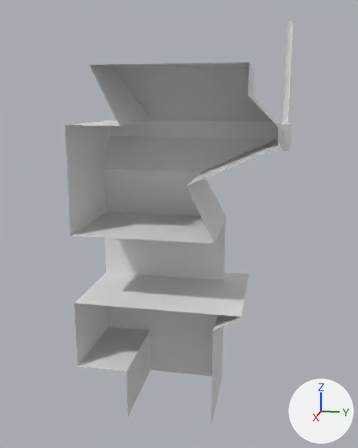
The FBX model ART/Foreground/B_1A.fbx: old version first, new version second.
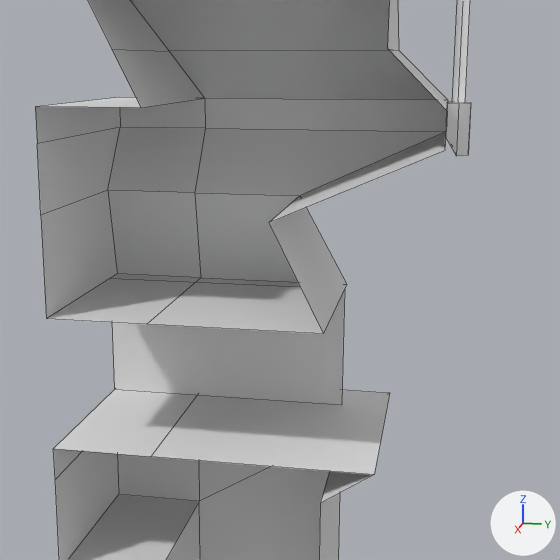
Old and new are each drawn whole from a 50 mm camera at (1.926, 0.487, 0.785) aimed at (-0.057, 0.091, 0.289) and again close up on the part from 13% to 94% of the width and 16% to 81% of the height. Lighting does not change. The marker at lower right points along +X, +Y and +Z. The close-ups show mesh edges as thin lines. Materials are left out; every surface is plain grey. Where no turn or scale is listed for an object, it has been applied to the vertices.

The first close-up shows 'B_1A'.
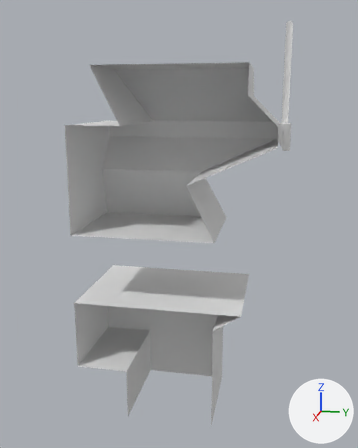
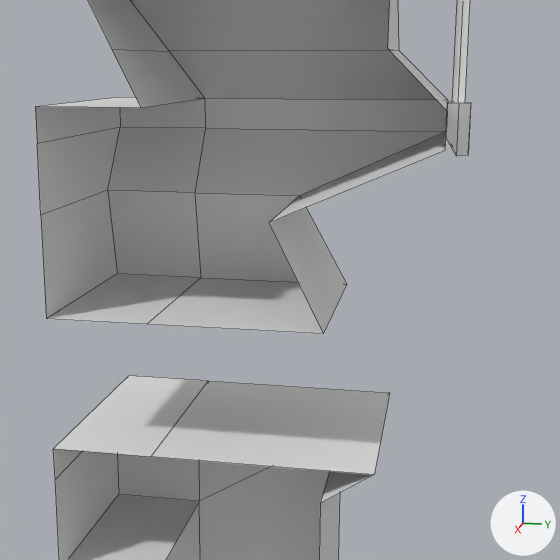
The newer file is also turned or shifted as a whole; pictures and numbers use the older file's frame.

The change, as a diff of the scene's bpy script:
```diff
--- a/ART/Foreground/B_1A.fbx.py
+++ b/ART/Foreground/B_1A.fbx.py
@@ me_mesh @@
 me_mesh.from_pydata(...)  # 72 vertices, 47 faces; spans x -0.31..0.18, y -0.29..0.53, z -0.49..1.09
 # used by ob_b_1a; location = (0.0, 0.0, 0.0)
+# me_mesh part 1: the loose piece of 4 vertices spanning x -0.2, y -0.29..0.27, z 0.0..0.28 is deleted
```

Boxes [x1, y1, x2, y2] around the edits, measured in the close-ups (560 x 560 px):
part 1 of me_mesh, deleted
    before: [112, 291, 344, 405]
